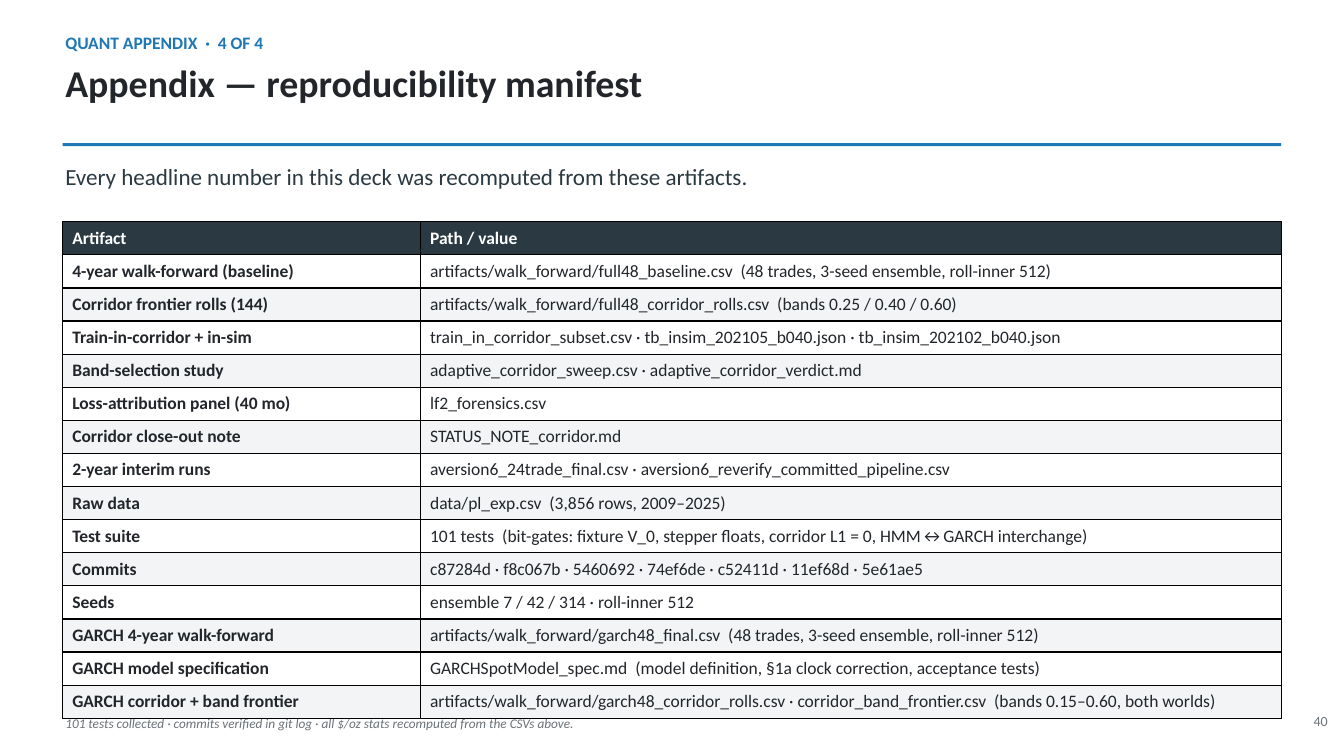
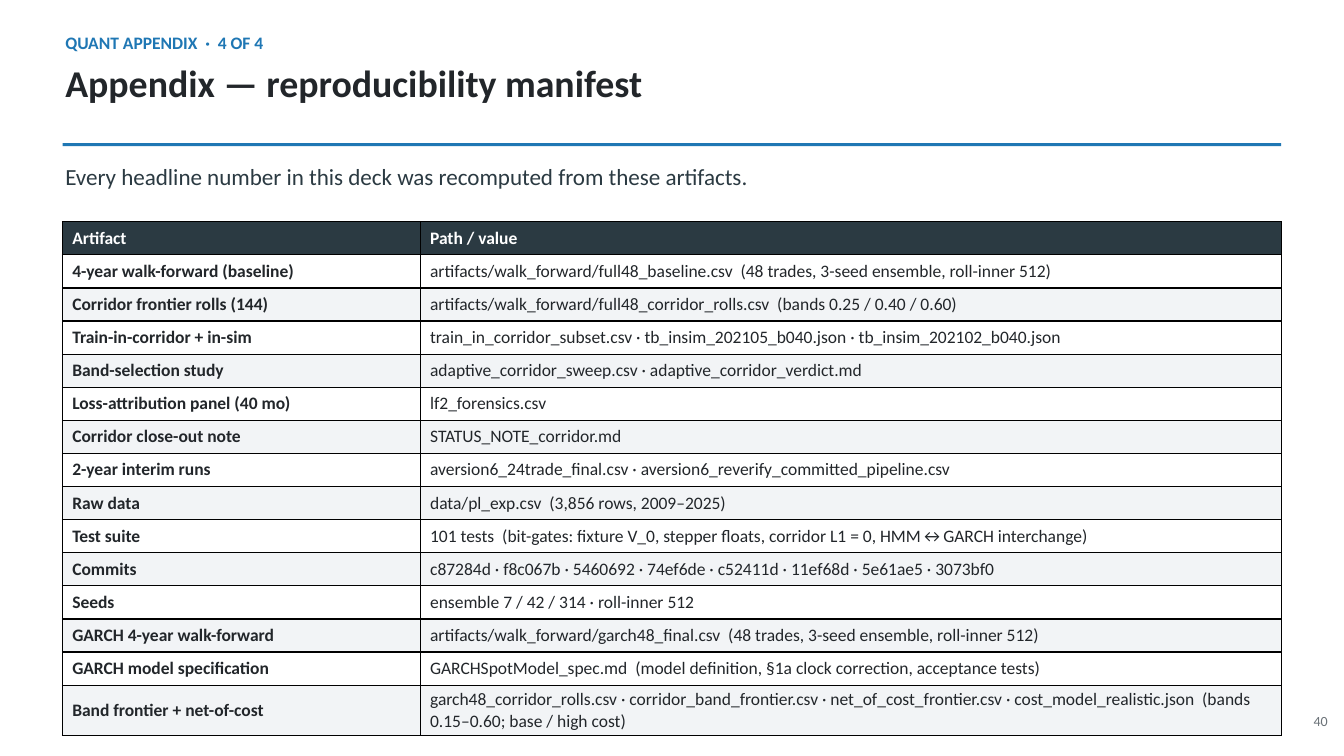
Before and after one commit to sylam/riskflow, a slide deck: slide 40 of artifacts/platinum_hedge_management_deck.pptx. Drawn at 1344x756 pixels with LibreOffice and Linux fonts; fonts in the diff are those of the drawing. Boxes give left, top, right and bottom in pixels: in the first picture for what was removed or moved away, otherwise in the second. Text is boxed around its words. In the diff, an @@ line names an element or a change of style, - is before the commit and + after.

```diff
--- a/artifacts/platinum_hedge_management_deck.pptx
+++ b/artifacts/platinum_hedge_management_deck.pptx
@@ table at (x1=63, y1=222, x2=1281, y2=734) @@
-row 11, column 2: c87284d · f8c067b · 5460692 · 74ef6de · c52411d · 11ef68d · 5e61ae5
+row 11, column 2: c87284d · f8c067b · 5460692 · 74ef6de · c52411d · 11ef68d · 5e61ae5 · 3073bf0
-row 15, column 1: GARCH corridor + band frontier
+row 15, column 1: Band frontier + net-of-cost
-row 15, column 2: artifacts/walk_forward/garch48_corridor_rolls.csv · corridor_band_frontier.csv (bands 0.15–0.60, both worlds)
+row 15, column 2: garch48_corridor_rolls.csv · corridor_band_frontier.csv · net_of_cost_frontier.csv · cost_model_realistic.json (bands 0.15–0.60; base / high cost)
```
Also in this commit, not shown: 2 other slides changed.
